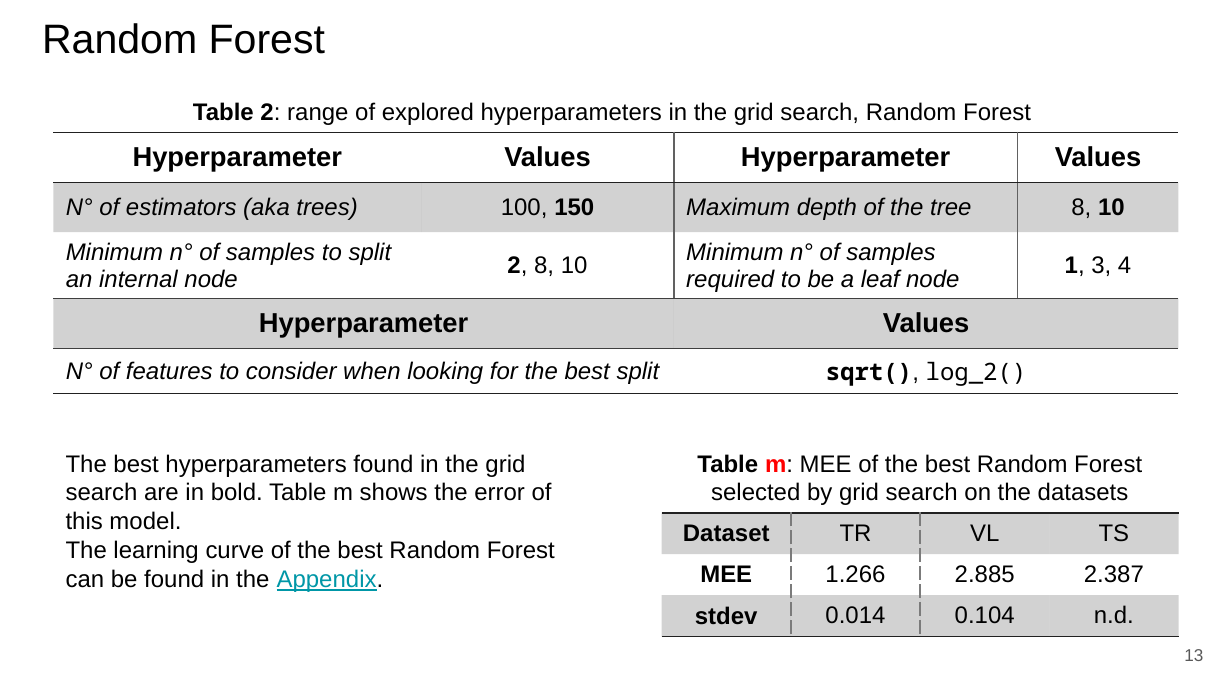
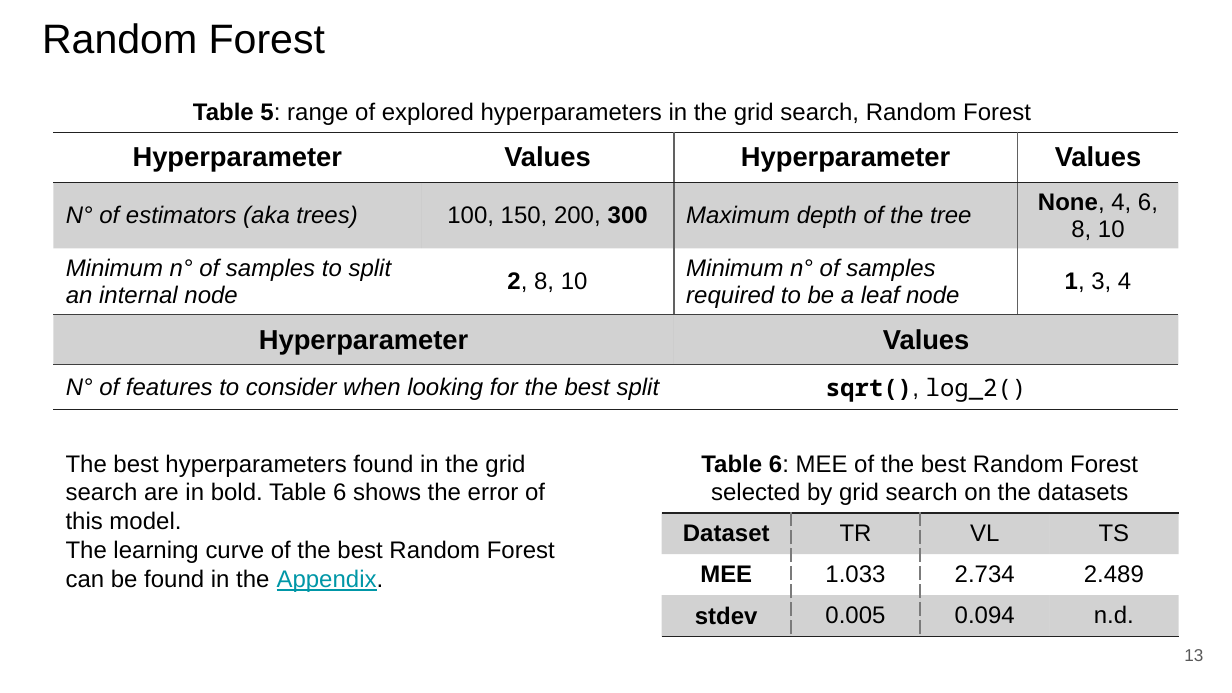
Before and after one commit to paolo-junior-mollica/machine-learning-project, a slide deck: slide 13 of relazione/Canduci_Marino_Mollica.pptx. Drawn at 1232x693 pixels with LibreOffice and Linux fonts; fonts in the diff are those of the drawing. Boxes give left, top, right and bottom in pixels: in the first picture for what was removed or moved away, otherwise in the second. Text is boxed around its words. In the diff, an @@ line names an element or a change of style, - is before the commit and + after.

Commit message:
Updated report with model comparisons and much more

```diff
--- a/relazione/Canduci_Marino_Mollica.pptx
+++ b/relazione/Canduci_Marino_Mollica.pptx
@@ text at (193, 102, 1031, 125): text changed @@
-Table 2: range of explored hyperparameters in the grid search, Random Forest
+Table 5: range of explored hyperparameters in the grid search, Random Forest
@@ table at (53, 132, 1179, 413) @@
-row 2, column 2: 100, 150
+row 2, column 2: 100, 150, 200, 300
-row 2, column 4: 8, 10
+row 2, column 4: None, 4, 6, 8, 10
@@ text at (66, 454, 545, 530): text changed @@
-The best hyperparameters found in the grid search are in bold. Table m shows the error of this model.
+The best hyperparameters found in the grid search are in bold. Table 6 shows the error of this model.
@@ text at (701, 454, 1138, 505): text changed @@
-Table m: MEE of the best Random Forest selected by grid search on the datasets
+Table 6: MEE of the best Random Forest selected by grid search on the datasets
@@ table at (662, 513, 1179, 636) @@
-row 2: MEE | 1.266 | 2.885 | 2.387
+row 2: MEE | 1.033 | 2.734 | 2.489
-row 3, column 2: 0.014
+row 3, column 2: 0.005
-row 3, column 3: 0.104
+row 3, column 3: 0.094
```
Also in this commit, not shown: 16 other slides changed, 7 slides added, 1 slide removed.
